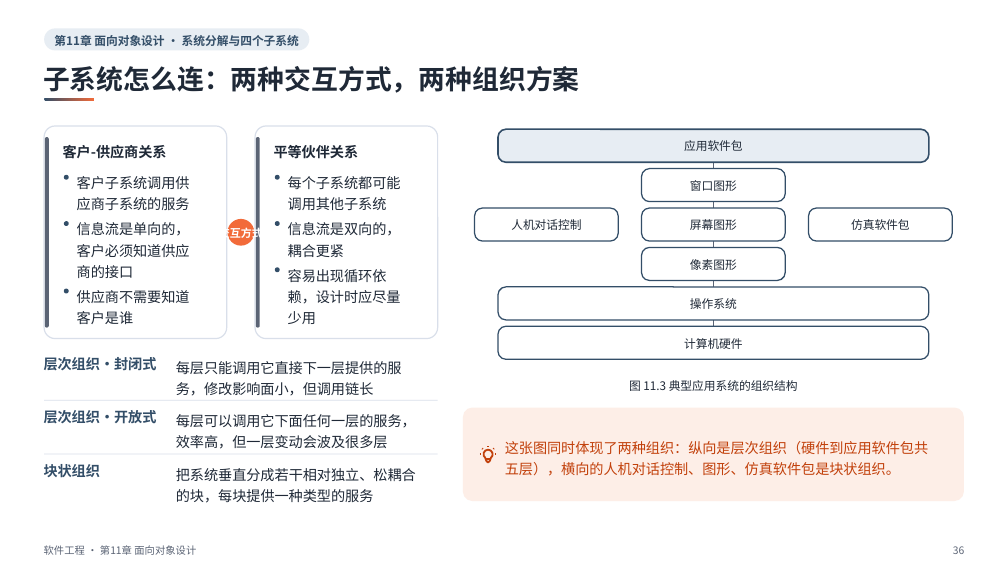
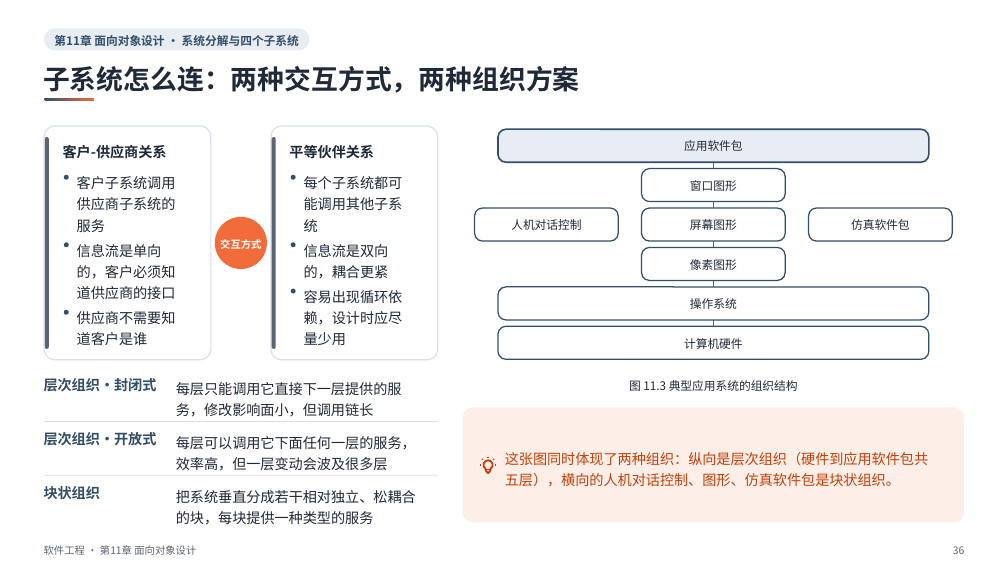
Before and after one commit to sweetcornna/JLU-remake, a slide deck: slide 36 of 大三上/软件工程/重制版PPT/第11章 面向对象设计（重制版）.pptx. Drawn at 1008x567 pixels with LibreOffice and Linux fonts; fonts in the diff are those of the drawing. Boxes give left, top, right and bottom in pixels: in the first picture for what was removed or moved away, otherwise in the second. Text is boxed around its words. In the diff, an @@ line names an element or a change of style, - is before the commit and + after.

```diff
--- a/大三上/软件工程/重制版PPT/第11章 面向对象设计（重制版）.pptx
+++ b/大三上/软件工程/重制版PPT/第11章 面向对象设计（重制版）.pptx
@@ rounded rectangle: place and size @@
-rounded rectangle at box(44, 126, 227, 339)
+rounded rectangle at box(44, 126, 211, 360)
@@ rounded rectangle: place and size @@
-rounded rectangle at box(45, 137, 48, 327)
+rounded rectangle at box(45, 137, 48, 349)
@@ proportions changed in 3 elements at box(463, 408, 964, 523), box(44, 126, 211, 360), box(271, 126, 438, 360) @@
@@ rounded rectangle: place and size @@
-rounded rectangle at box(255, 126, 438, 339)
+rounded rectangle at box(271, 126, 438, 360)
@@ rounded rectangle: place and size @@
-rounded rectangle at box(256, 137, 259, 327)
+rounded rectangle at box(271, 137, 275, 349)
@@ text "平等伙伴关系": place and size @@
-text "平等伙伴关系" at box(274, 145, 359, 159)
+text "平等伙伴关系" at box(289, 145, 374, 159)
@@ text at box(77, 176, 176, 232): spaces changed @@
-客户子系统调用供
-应商子系统的服务
+客户子系统调用
+供应商子系统的
+服务
@@ ellipse: place and size @@
-ellipse at box(275, 175, 280, 179)
+ellipse at box(291, 175, 296, 179)
@@ text at box(304, 176, 403, 232): spaces changed @@
-每个子系统都可能
-调用其他子系统
+每个子系统都可
+能调用其他子系
+统
@@ ellipse: place and size @@
-ellipse at box(228, 219, 254, 246)
+ellipse at box(215, 217, 267, 269)
@@ text "交互方式": place and size @@
-text "交互方式" at box(219, 226, 263, 241)
+text "交互方式" at box(220, 239, 261, 249)
@@ text "交互方式" at box(220, 239, 261, 249): size 10.5 to 9.8 pt @@
@@ 6 texts, 2 ellipses, 2 rectangles: place and size @@
-6 texts, 2 ellipses, 2 rectangles at box(44, 221, 438, 503)
+6 texts, 2 ellipses, 2 rectangles at box(44, 243, 438, 525)
@@ text at box(77, 244, 176, 299): spaces changed @@
-信息流是单向的，
-客户必须知道供应
-商的接口
+信息流是单向
+的，客户必须知
+道供应商的接口
@@ ellipse: place and size @@
-ellipse at box(275, 221, 280, 225)
+ellipse at box(291, 243, 296, 247)
@@ text at box(304, 244, 389, 278): spaces changed @@
-信息流是双向的，
-耦合更紧
+信息流是双向
+的，耦合更紧
@@ ellipse: place and size @@
-ellipse at box(275, 268, 280, 272)
+ellipse at box(291, 289, 296, 293)
@@ text at box(304, 290, 403, 345): spaces changed @@
-容易出现循环依
-赖，设计时应尽量
-少用
+容易出现循环依
+赖，设计时应尽
+量少用
@@ text at box(77, 311, 176, 345): spaces changed @@
-供应商不需要知道
-客户是谁
+供应商不需要知
+道客户是谁
@@ rounded rectangle: place and size @@
-rounded rectangle at box(463, 408, 964, 501)
+rounded rectangle at box(463, 408, 964, 523)
@@ 3 freeform shapes, 1 text: place and size @@
-3 freeform shapes, 1 text at box(480, 441, 928, 476)
+3 freeform shapes, 1 text at box(480, 452, 928, 487)
```
Also in this commit, not shown: 25 other slides changed, 3 other files.
